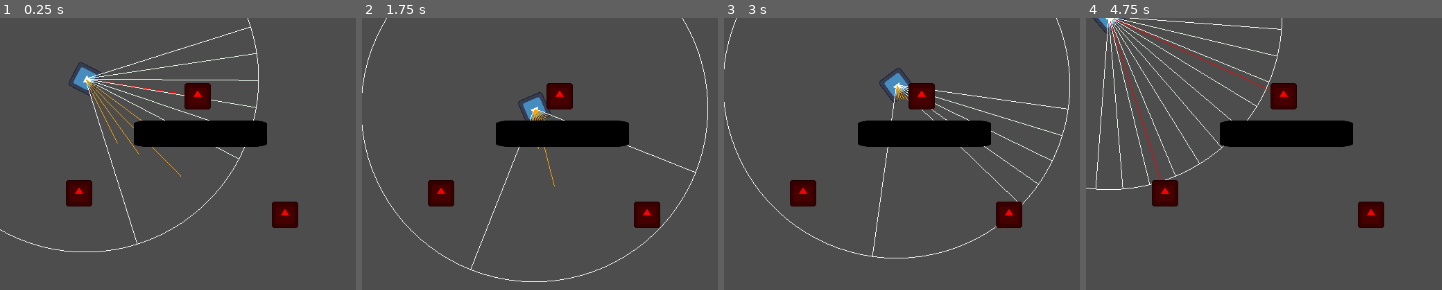
Above: before the commit, frames 1-4 (left to right).
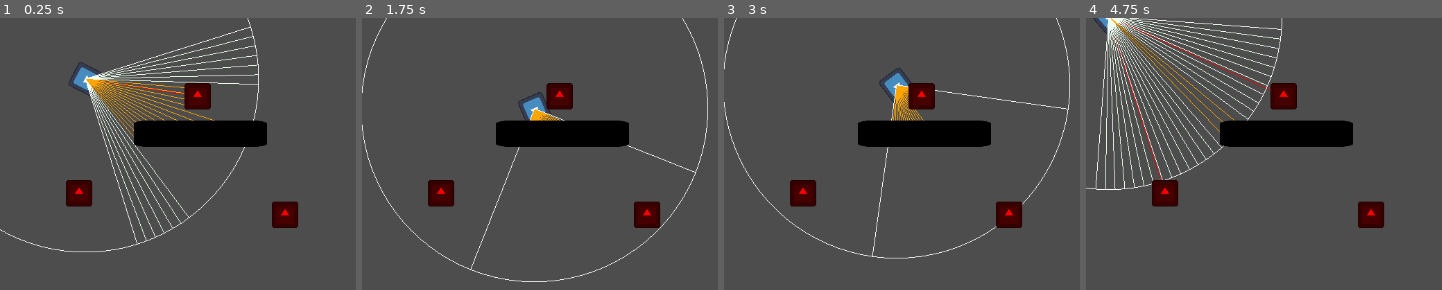
Above: after the commit, the same moments.

Repository: JYiuDev/FOV_Visualization_Demo
Game: Godot game, scene res://Stage/stage.tscn
Same seed, same stepped clock (60 frames per second), same inputs: the game is played once before the commit and once after it. This scene is started directly instead of the project's main scene. The engine's default icon, where the game draws it, is replaced by a stand-in: a white triangle on a blue panel in a dark square.
Inputs (mouse positions are in pixels of both pictures, inside the frame that each line leads up to):
- Up to frame 1 (0.25 s): no input
- Up to frame 2 (1.75 s): tap Enter at 0.5 s; move the mouse to (outside the picture) at 0.52 s; hold D (Right) 0.53-1.28 s; move the mouse to (600, 265) at 1.27 s; hold S (Down) from 1.28 s (still down)
- Up to frame 3 (3 s): tap Space at 2 s; move the mouse to (outside the picture) at 2.02 s; release S (Down) at 2.03 s; hold D (Right) 2.03-2.78 s; tap Enter at 2.75 s; move the mouse to (outside the picture) at 2.77 s; hold W (Up) from 2.78 s (still down)
- Up to frame 4 (4.75 s): move the mouse to (outside the picture) at 3.52 s; release W (Up) at 3.53 s; hold A (Left) from 3.53 s (still down); move the mouse to (1246, 175) at 4.27 s

The runs differ from the first frame. In frame 1, 4.6% of the frame differs, in the area x 24-73%, y 6-82%; in frame 2, 0.2%; in frame 3, 1.0%; in frame 4, 6.2%, in the area x 5-55%, y 0-63%.

Commit message:
update

Diff:
--- a/FOV_Entities/Observer/FOV.gd
+++ b/FOV_Entities/Observer/FOV.gd
@@ -56,15 +56,6 @@
 	await get_tree().create_timer(time).timeout
 	FindTargets(time)
 
-
-# Takes in angle and spits out local relative vector, UP is 0
-func dirFromAngle(angleInDegree: float, global: bool) -> Vector2:
-	if not global:
-		angleInDegree += rad_to_deg(transform.get_rotation())
-
-	var radians: float = (angleInDegree) * PI/180
-	return Vector2(cos(radians), sin(radians))
-
 func RaycastAarray():
 	var rayNumber:int = roundi(viewAngle * raycastResolution)
 
@@ -76,14 +67,21 @@
 		#print("i is: " + str(i))
 		#print("Current angle: " + str(i * step))
 		var angle = i * step
-		var dir = dirFromAngle((-viewAngle / 2) + angle, true)
+		var dir  = dirFromAngle((-viewAngle / 2) + angle, false)
+		var dir_global = dirFromAngle((-viewAngle / 2) + angle, true)
 		var physics = get_world_2d().direct_space_state
-		var rayQuery = PhysicsRayQueryParameters2D.create(global_position, global_position + dir * viewRadius,0b110, [self])
+		var rayQuery = PhysicsRayQueryParameters2D.create(global_position, global_position + dir * viewRadius, 0b110, [self])
 		var result = physics.intersect_ray(rayQuery)
 		if result.is_empty():
-			draw_line(position, dir * viewRadius, Color.HONEYDEW)
+			draw_line(position, dir_global * viewRadius, Color.HONEYDEW)
 		else:
-			draw_line(position, result["position"] - global_position, Color.ORANGE)
+			draw_line(position, dir_global * global_position.distance_to(result["position"]), Color.ORANGE)
 
 
-#Subclass for RaycastInformation
+# Takes in angle and spits out local relative vector, UP is 0
+func dirFromAngle(angleInDegree: float, global: bool) -> Vector2:
+	if not global:
+		angleInDegree += global_rotation_degrees
+
+	var radians: float = (angleInDegree) * PI/180
+	return Vector2(cos(radians), sin(radians))
--- a/Stage/stage.tscn
+++ b/Stage/stage.tscn
@@ -11,7 +11,7 @@
 
 [node name="FOV" parent="Character" index="2"]
 findTargetFrequency = 0.1
-raycastResolution = 0.1
+raycastResolution = 0.305
 
 [node name="Target" parent="." instance=ExtResource("2_us1wp")]
 position = Vector2(114, 253)
